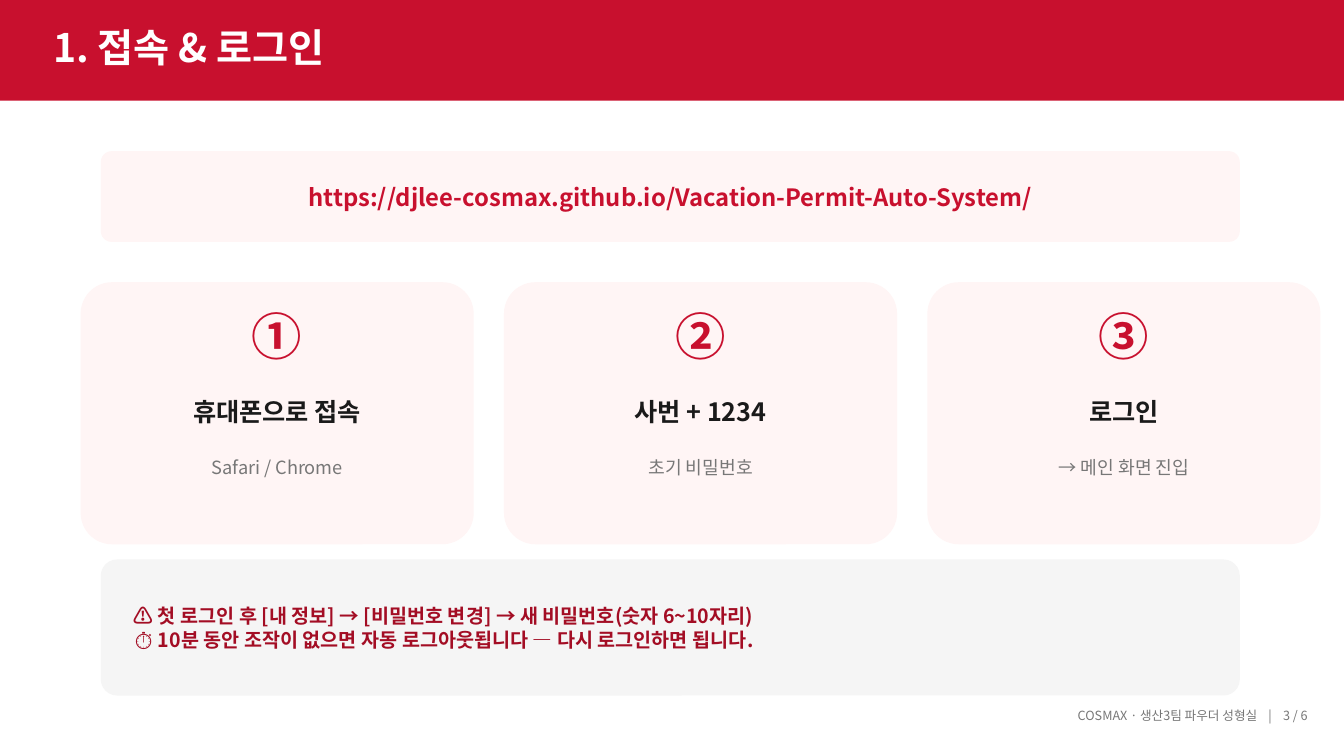
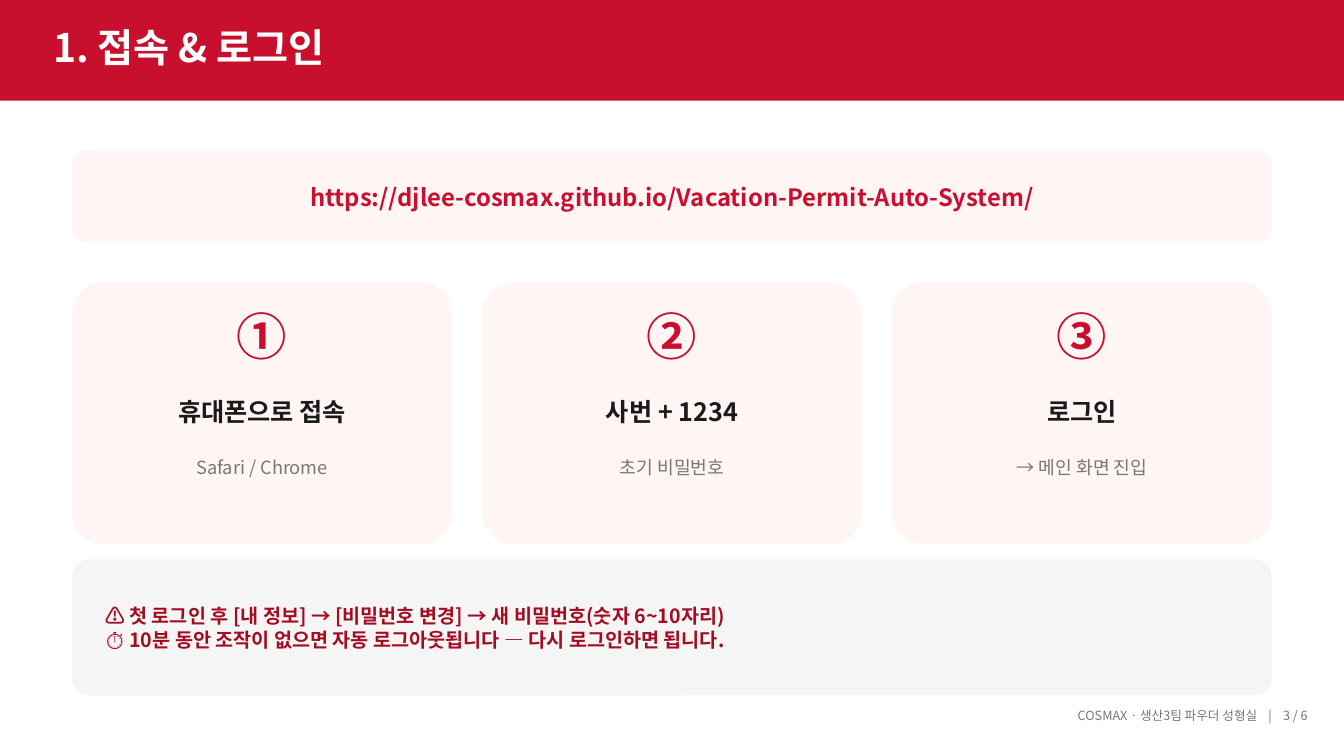
Before and after one commit to djlee-cosmax/Vacation-Permit-Auto-System, a slide deck: slide 3 of docs/휴가증 자동 반영 프로그램 안내 (작업자용).pptx. Drawn at 1344x756 pixels with LibreOffice and Linux fonts; fonts in the diff are those of the drawing. Boxes give left, top, right and bottom in pixels: in the first picture for what was removed or moved away, otherwise in the second. Text is boxed around its words. In the diff, an @@ line names an element or a change of style, - is before the commit and + after.

```diff
--- a/docs/휴가증 자동 반영 프로그램 안내 (작업자용).pptx
+++ b/docs/휴가증 자동 반영 프로그램 안내 (작업자용).pptx
@@ rounded rectangle: place and size @@
-rounded rectangle at <box>101,151,1240,242</box>
+rounded rectangle at <box>73,151,1272,242</box>
@@ rounded rectangle: place and size @@
-rounded rectangle at <box>81,282,474,544</box>
+rounded rectangle at <box>73,282,453,544</box>
@@ rounded rectangle: place and size @@
-rounded rectangle at <box>504,282,897,544</box>
+rounded rectangle at <box>482,282,862,544</box>
@@ rounded rectangle: place and size @@
-rounded rectangle at <box>928,282,1321,544</box>
+rounded rectangle at <box>892,282,1272,544</box>
@@ text "①": place and size @@
-text "①" at <box>252,312,302,360</box>
+text "①" at <box>237,312,287,360</box>
@@ text "②": place and size @@
-text "②" at <box>675,312,725,360</box>
+text "②" at <box>647,312,697,360</box>
@@ text "③": place and size @@
-text "③" at <box>1099,312,1149,360</box>
+text "③" at <box>1057,312,1107,360</box>
@@ text "휴대폰으로 접속": place and size @@
-text "휴대폰으로 접속" at <box>193,400,361,424</box>
+text "휴대폰으로 접속" at <box>178,400,346,424</box>
@@ text "사번 + 1234": place and size @@
-text "사번 + 1234" at <box>634,400,766,424</box>
+text "사번 + 1234" at <box>606,400,738,424</box>
@@ text "로그인": place and size @@
-text "로그인" at <box>1089,400,1159,423</box>
+text "로그인" at <box>1047,400,1117,423</box>
@@ text "Safari / Chrome": place and size @@
-text "Safari / Chrome" at <box>212,459,343,474</box>
+text "Safari / Chrome" at <box>196,459,327,474</box>
@@ text "초기 비밀번호": place and size @@
-text "초기 비밀번호" at <box>648,459,753,476</box>
+text "초기 비밀번호" at <box>620,459,724,476</box>
@@ text "→ 메인 화면 진입": place and size @@
-text "→ 메인 화면 진입" at <box>1081,459,1189,476</box>
+text "→ 메인 화면 진입" at <box>1039,459,1147,476</box>
@@ rounded rectangle: place and size @@
-rounded rectangle at <box>101,560,1240,696</box>
+rounded rectangle at <box>73,560,1272,696</box>
@@ text "⚠️ 첫 로그인 후 [내 ...": place and size @@
-text "⚠️ 첫 로그인 후 [내 ..." at <box>158,606,753,649</box>
+text "⚠️ 첫 로그인 후 [내 ..." at <box>129,606,725,649</box>
```
Also in this commit, not shown: 4 other slides changed, 1 other file.
